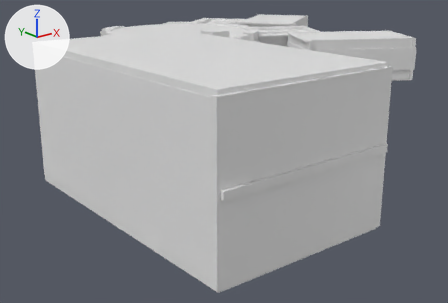
The Blender file level/level_base.blend as it was, and as the next commit left it.
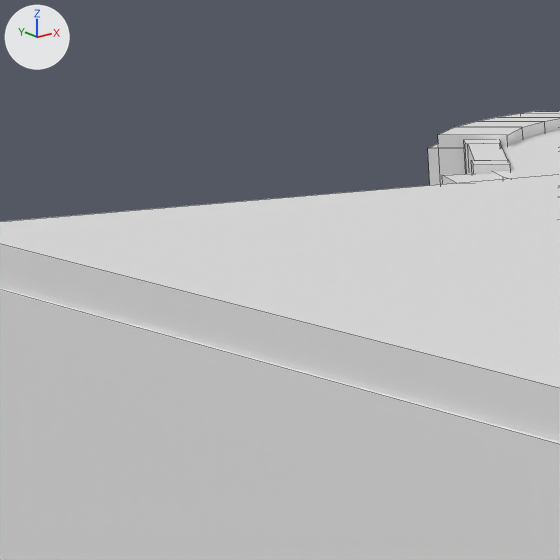
Each version appears first whole from a camera (50 mm lens) standing at (-74.4, -107.3, 22.4) and looking at (-3.9, -19.1, -12.9), and next in a close-up on the part from 9% to 26% of the width and 4% to 29% of the height. The lights are fixed; the arrows at upper left show +X, +Y and +Z. The close-ups show mesh edges as thin lines.
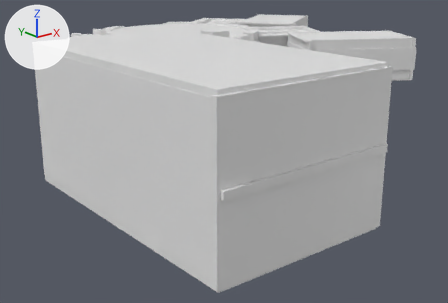
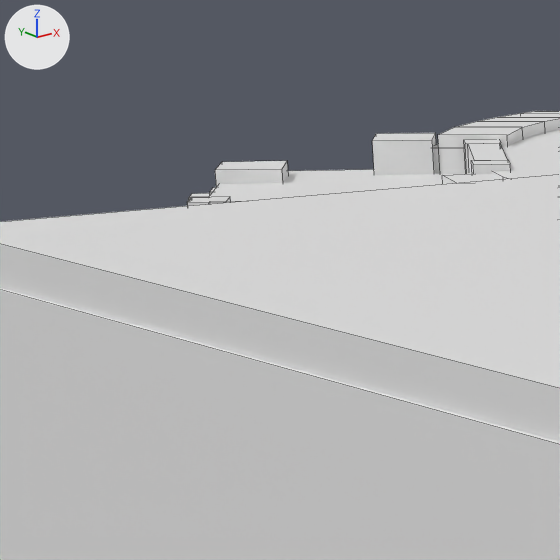
Boxes (x1, y1, x2, y2) around the edits, measured in the close-ups (560 x 560 px):
'Cube.168', added: after (209, 169, 458, 201)
'Cube.169', added: after (372, 133, 436, 175)
'Cube.176', added: after (215, 161, 288, 187)
'Cube.180', added: after (188, 196, 230, 206)
'Cube.184', added: after (188, 193, 209, 200)
'Cube.181', added: after (209, 201, 238, 204)
'Cube.175', added: after (209, 187, 216, 196)

Diff of the bpy script that builds the scene:
```diff
--- a/level/level_base.blend.py
+++ b/level/level_base.blend.py
@@ ob_cube_184 @@
+ob_cube_184 = bpy.data.objects.new('Cube.184', me_cube_237)  # a box spanning x -1.0..1.0, y -1.0..1.0, z -1.0..1.0
+ob_cube_184.location = (-19.23, 11.79, 6.27)
+ob_cube_184.rotation_euler = (0.0, 0.0, -0.536)  # degrees (0, 0, -31)
+ob_cube_184.scale = (-0.46, -0.513, -0.529)
@@ ob_cube_181 @@
+ob_cube_181 = bpy.data.objects.new('Cube.181', me_cube_234)  # a box spanning x -1.0..1.0, y -1.0..1.0, z -1.0..1.0
+ob_cube_181.location = (-20.68, 7.41, 6.53)
+ob_cube_181.rotation_euler = (0.0, 0.0, -0.536)  # degrees (0, 0, -31)
+ob_cube_181.scale = (0.51, 0.569, 0.586)
@@ ob_cube_180 @@
+ob_cube_180 = bpy.data.objects.new('Cube.180', me_cube_233)  # a box spanning x -1.0..1.0, y -1.0..1.0, z -1.0..1.0
+ob_cube_180.location = (-20.64, 8.61, 6.53)
+ob_cube_180.rotation_euler = (0.0, 0.0, -0.536)  # degrees (0, 0, -31)
+ob_cube_180.scale = (0.51, 0.569, 0.586)
@@ ob_cube_178 @@
+ob_cube_178 = bpy.data.objects.new('Cube.178', me_cube_231)  # a box spanning x -1.0..1.0, y -1.0..1.0, z -1.0..1.0
+ob_cube_178.location = (-19.96, 10.3, 6.37)
+ob_cube_178.rotation_euler = (0.0, 0.0, -0.536)  # degrees (0, 0, -31)
+ob_cube_178.scale = (-0.46, -0.513, -0.529)
@@ ob_cube_176 @@
+ob_cube_176 = bpy.data.objects.new('Cube.176', me_cube_229)  # a box spanning x -1.0..1.0, y -1.0..1.0, z -1.0..1.0
+ob_cube_176.location = (-17.28, 12.92, 6.34)
+ob_cube_176.rotation_euler = (0.0, 0.0, -0.536)  # degrees (0, 0, -31)
+ob_cube_176.scale = (-0.919, -1.02, -1.06)
@@ ob_cube_175 @@
+ob_cube_175 = bpy.data.objects.new('Cube.175', me_cube_228)  # a box spanning x -1.0..1.0, y -1.0..1.0, z -1.0..1.0
+ob_cube_175.location = (-18.54, 11.8, 6.34)
+ob_cube_175.rotation_euler = (0.0, 0.0, -0.536)  # degrees (0, 0, -31)
+ob_cube_175.scale = (-0.502, -0.56, -0.577)
@@ ob_cube_169 @@
+ob_cube_169 = bpy.data.objects.new('Cube.169', me_cube_222)  # a box spanning x -1.0..1.0, y -1.0..1.0, z -1.0..1.0
+ob_cube_169.location = (-12.92, 12.0, 7.01)
+ob_cube_169.rotation_euler = (0.0, 0.0, -0.536)  # degrees (0, 0, -31)
+ob_cube_169.scale = (0.848, 0.945, 0.974)
@@ ob_cube_168 @@
+ob_cube_168 = bpy.data.objects.new('Cube.168', me_cube_221)  # a box spanning x -1.0..1.0, y -1.0..1.0, z -1.0..1.0
+ob_cube_168.location = (-16.29, 9.08, 6.8)
+ob_cube_168.rotation_euler = (0.0, 0.0, -0.536)  # degrees (0, 0, -31)
+ob_cube_168.scale = (3.65, 4.73, 0.21)
```
